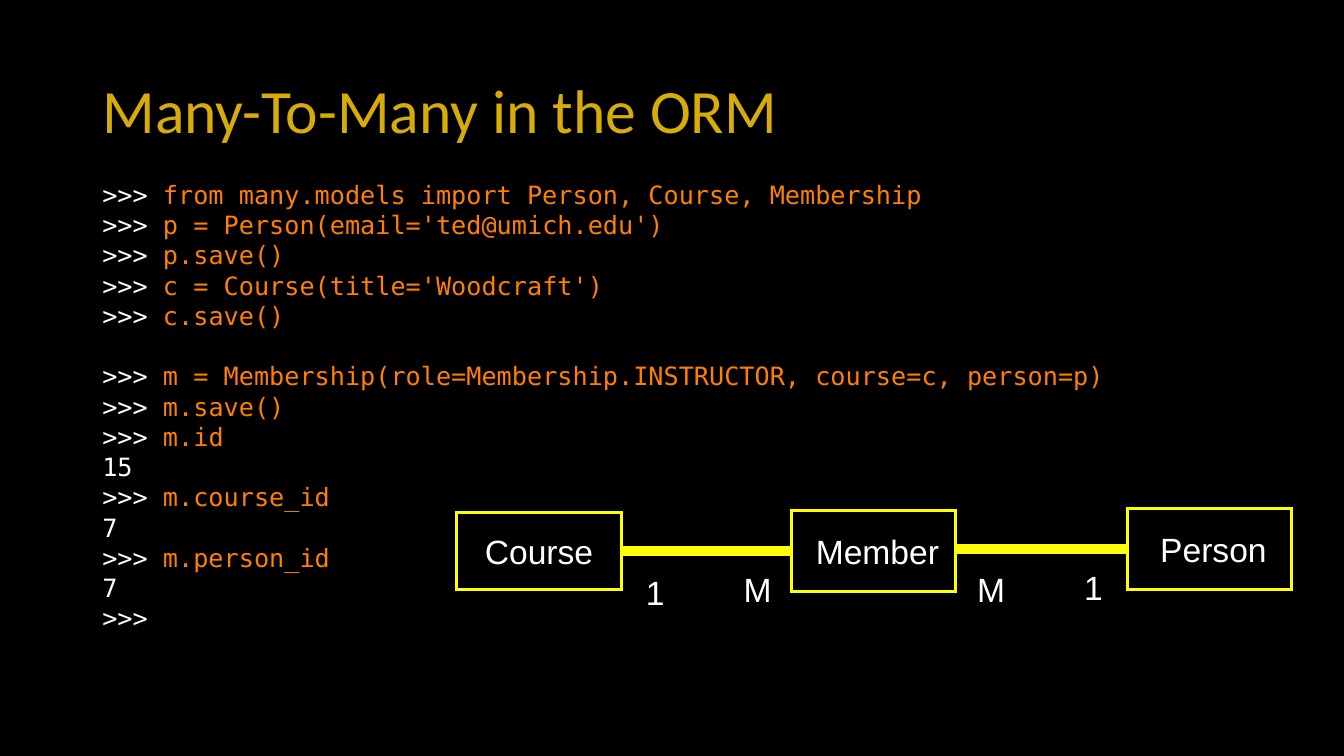
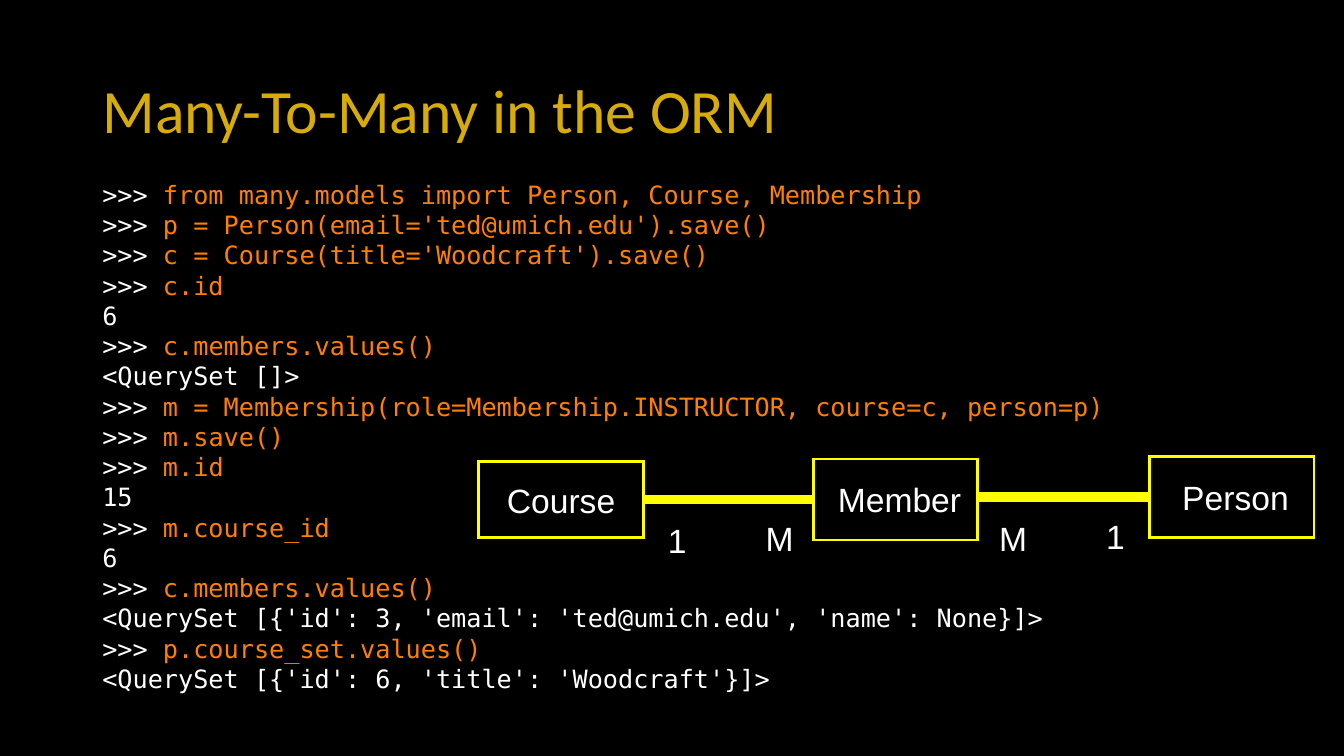
Before and after one commit to csev/dj4e, a slide deck: slide 9 of lectures/DJ-03-Many-To-Many.pptx. Drawn at 1344x756 pixels with LibreOffice and Linux fonts; fonts in the diff are those of the drawing. Boxes give left, top, right and bottom in pixels: in the first picture for what was removed or moved away, otherwise in the second. Text is boxed around its words. In the diff, an @@ line names an element or a change of style, - is before the commit and + after.

```diff
--- a/lectures/DJ-03-Many-To-Many.pptx
+++ b/lectures/DJ-03-Many-To-Many.pptx
@@ text at <box>102,214,770,391</box>: text changed @@
->>> p = Person(email='ted@umich.edu')
->>> p.save()
->>> c = Course(title='Woodcraft')
->>> c.save()
+>>> p = Person(email='ted@umich.edu').save()
+>>> c = Course(title='Woodcraft').save()
+>>> c.id
+6
+>>> c.members.values()
+<QuerySet []>
@@ rectangle "Member": place and size @@
-rectangle "Member" at <box>791,511,956,592</box>
+rectangle "Member" at <box>814,459,978,539</box>
@@ 2 rectangles, 2 texts, 2 lines: place and size @@
-2 rectangles, 2 texts, 2 lines at <box>457,508,1292,605</box>
+2 rectangles, 2 texts, 2 lines at <box>479,457,1314,553</box>
@@ text "M": place and size @@
-text "M" at <box>744,579,772,602</box>
+text "M" at <box>766,528,794,551</box>
@@ text "M": place and size @@
-text "M" at <box>977,579,1005,602</box>
+text "M" at <box>999,528,1027,551</box>
@@ text at <box>102,548,1043,694</box>: text changed; text colour #FF7F00 to #FFFFFF @@
-7
->>> m.person_id
-7
->>>
+6
+>>> c.members.values()
+<QuerySet [{'id': 3, 'email': 'ted@umich.edu', 'name': None}]>
+>>> p.course_set.values()
+<QuerySet [{'id': 6, 'title': 'Woodcraft'}]>
```
Also in this commit, not shown: 2 other slides changed, 1 other file.
